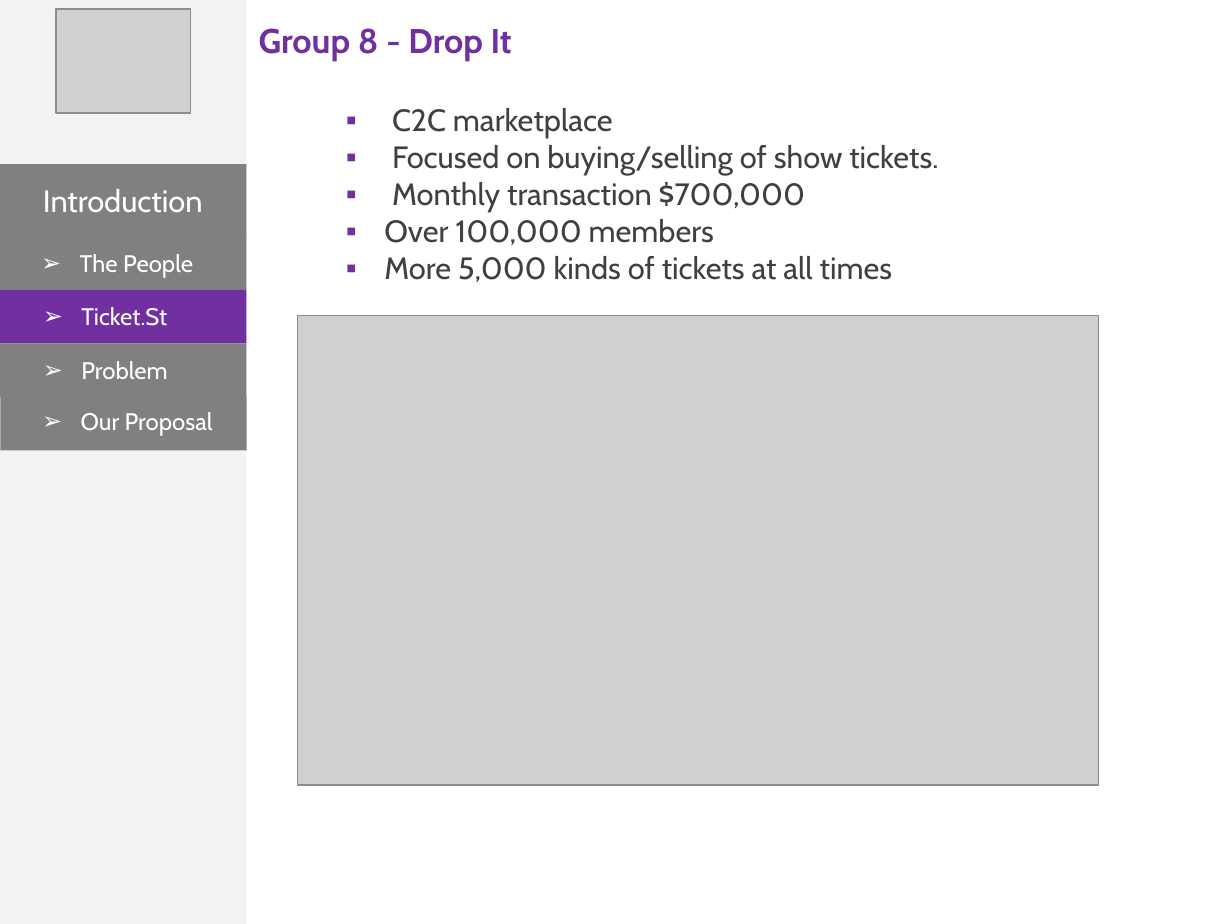
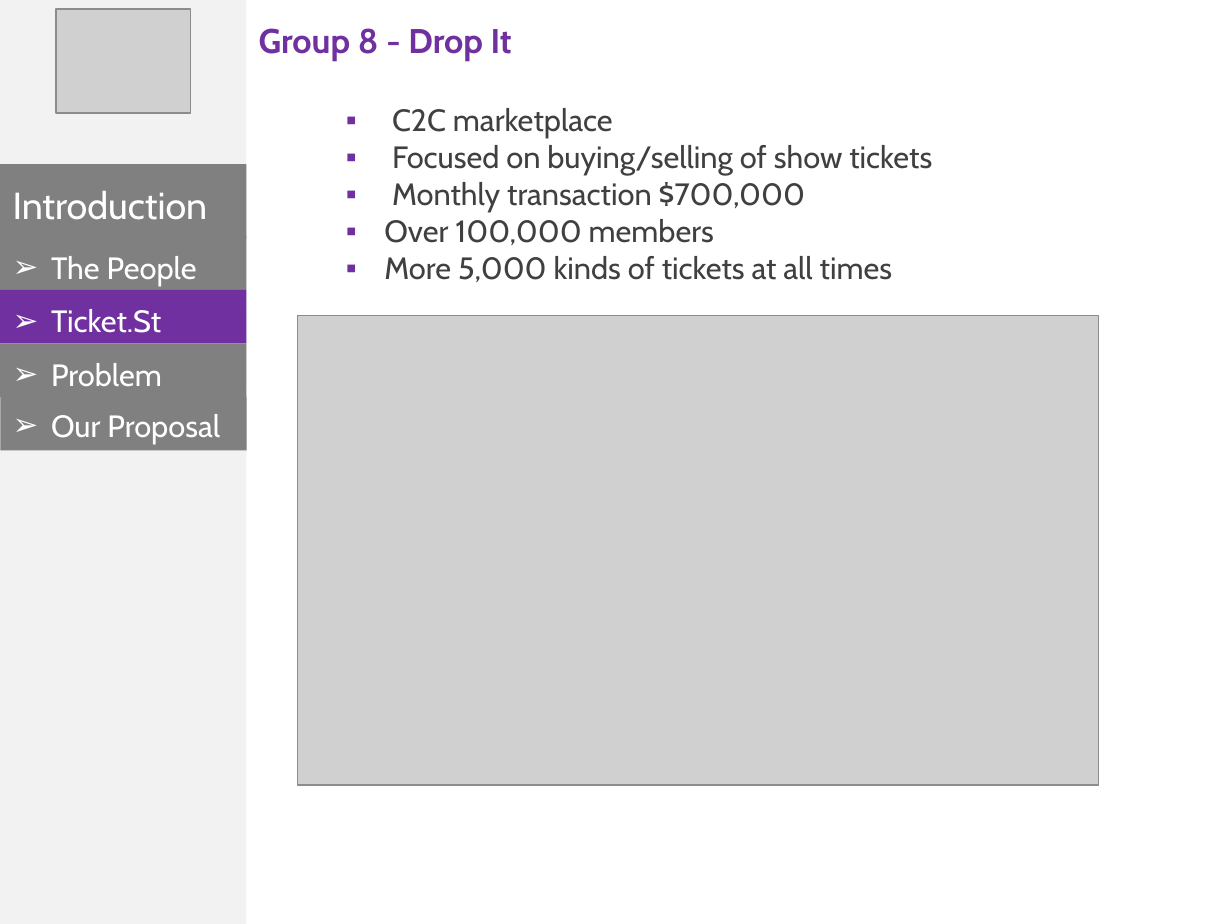
Before and after one commit to phonglk/fptu_capstone, a slide deck: slide 5 of Document/Present.pptx. Drawn at 1232x924 pixels with LibreOffice and Linux fonts; fonts in the diff are those of the drawing; grey boxes stand for pictures. Boxes give left, top, right and bottom in pixels: in the first picture for what was removed or moved away, otherwise in the second. Text is boxed around its words. In the diff, an @@ line names an element or a change of style, - is before the commit and + after.

```diff
--- a/Document/Present.pptx
+++ b/Document/Present.pptx
@@ text at [392, 145, 932, 175]: text changed @@
-  ▪ Focused on buying/selling of show tickets.
+  ▪ Focused on buying/selling of show tickets
@@ text "Introduction": place and size @@
-text "Introduction" at [43, 189, 203, 212]
+text "Introduction" at [13, 191, 208, 220]
@@ text "Introduction" at [13, 191, 208, 220]: size 18 to 22 pt @@
@@ text "The People": place and size @@
-text "The People" at [80, 254, 193, 278]
+text "The People" at [51, 256, 197, 285]
@@ text "Ticket.St": place and size @@
-text "Ticket.St" at [81, 307, 167, 326]
+text "Ticket.St" at [51, 309, 161, 333]
@@ size 14 to 18 pt in 4 elements at [51, 256, 197, 285], [51, 414, 220, 443], [51, 309, 161, 333], [51, 363, 162, 386] @@
@@ text "Problem": place and size @@
-text "Problem" at [81, 361, 167, 379]
+text "Problem" at [51, 363, 162, 386]
@@ text "Our Proposal": place and size @@
-text "Our Proposal" at [81, 412, 213, 436]
+text "Our Proposal" at [51, 414, 220, 443]
```
Also in this commit, not shown: 17 other slides changed.
